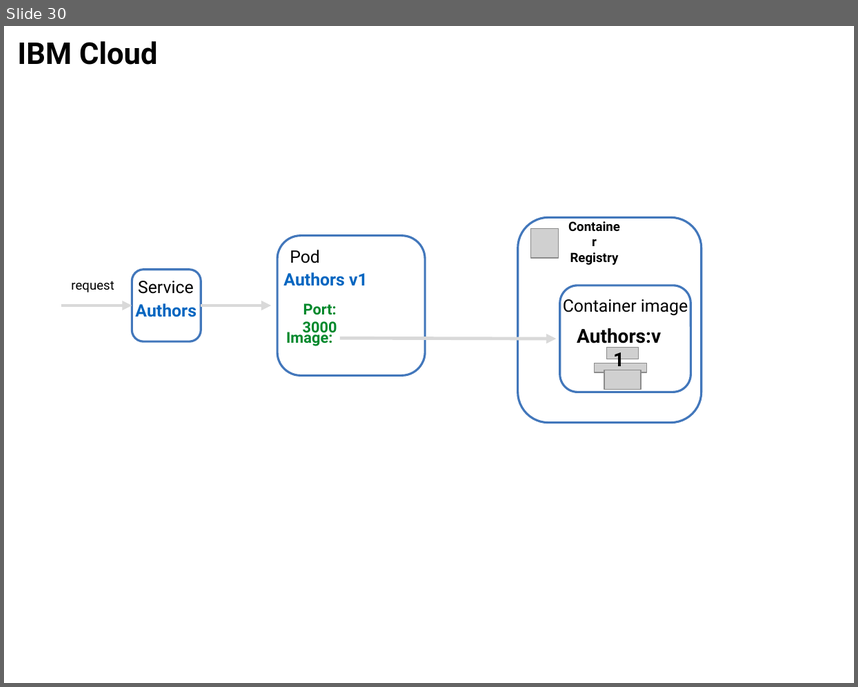
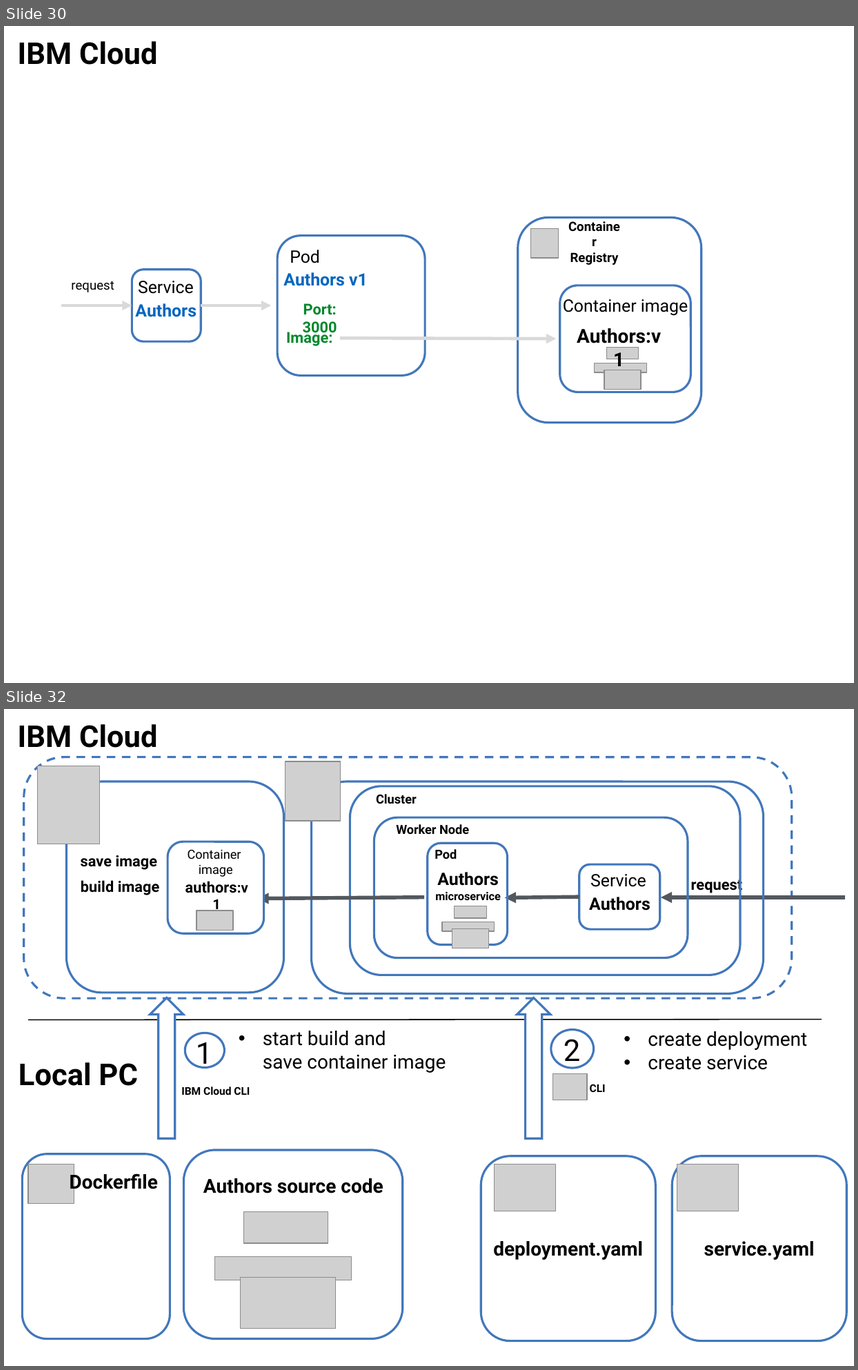
Before and after one commit to thomassuedbroecker/cloud-native-starter, a slide deck: workshop-fullsample/images/architecture.pptx. Shown one above the other, each under a label of ours: slide 30 before the commit, slides 30 and 32 after it; the slides between them are not shown. The pictures are 858x687 and 858x1370 pixels, drawn with LibreOffice and Linux fonts; fonts in the diff are those of the drawing; grey boxes stand for pictures; background and template pictures are left out. Boxes give left, top, right and bottom in pixels: in the first picture for what was removed or moved away, otherwise in the second. Text is boxed around its words. In the diff, an @@ line names an element or a change of style, - is before the commit and + after.

```diff
--- a/workshop-fullsample/images/architecture.pptx
+++ b/workshop-fullsample/images/architecture.pptx
@@ slide 32 added at <box>4,709,854,1366</box>, background #FFFFFF @@
@@ text added at <box>18,724,157,748</box>, 28 pt, text #000000, bold @@
+IBM Cloud
@@ rounded rectangle added at <box>24,757,792,998</box>, outline #4277BB 2 pt dashed @@
@@ picture added at <box>37,766,100,844</box> @@
@@ picture added at <box>286,761,340,821</box> @@
@@ rounded rectangle added at <box>67,781,283,993</box>, outline #4277BB 2 pt @@
@@ rounded rectangle added at <box>312,781,764,993</box>, outline #4277BB 2 pt @@
@@ rounded rectangle added at <box>350,786,740,975</box>, outline #4277BB 2 pt @@
@@ text added at <box>376,794,417,804</box>, 11.7 pt, text #000000, bold @@
+Cluster
@@ group added at <box>257,817,688,958</box>: 3 texts, 3 pictures, 2 rounded rectangles, 1 arrow @@
+Pod
+Authors
+microservice
+Worker Node
@@ text added at <box>81,855,158,870</box>, 14 pt, text #000000, bold @@
+save image
@@ text added at <box>81,880,160,895</box>, 14 pt, text #000000, bold @@
+build image
@@ text added at <box>691,876,742,895</box>, 14 pt, text #000000, bold @@
+request
@@ group added at <box>168,842,263,934</box>: 2 texts, 1 rounded rectangle, 1 picture @@
+authors:v1
+Container
+image
@@ group added at <box>505,864,660,929</box>: 2 texts, 1 rounded rectangle, 1 arrow @@
+Service
+Authors
@@ arrow added from (845, 897) to (661, 897), #53585F 3.5 pt @@
@@ line added from (28, 1019) to (822, 1019), #000000 1 pt @@
@@ text added at <box>18,1062,138,1086</box>, 28 pt, text #000000, bold @@
+Local PC
@@ group added at <box>517,998,807,1139</box>: 3 texts, 1 ellipse, 1 up arrow, 1 picture @@
+• create deployment
+• create service
+2
+CLI
@@ group added at <box>150,998,446,1139</box>: 3 texts, 1 up arrow, 1 ellipse @@
+1
+• start build and
+  save container image
+IBM Cloud CLI
@@ group added at <box>23,1151,402,1339</box>: 4 pictures, 2 rounded rectangles, 2 texts @@
+Authors source code
+Dockerfile
@@ group added at <box>481,1155,846,1340</box>: 2 rounded rectangles, 2 pictures @@
+deployment.yaml
+service.yaml
```
Also in this commit, not shown: 5 other slides added, 2 other files.
